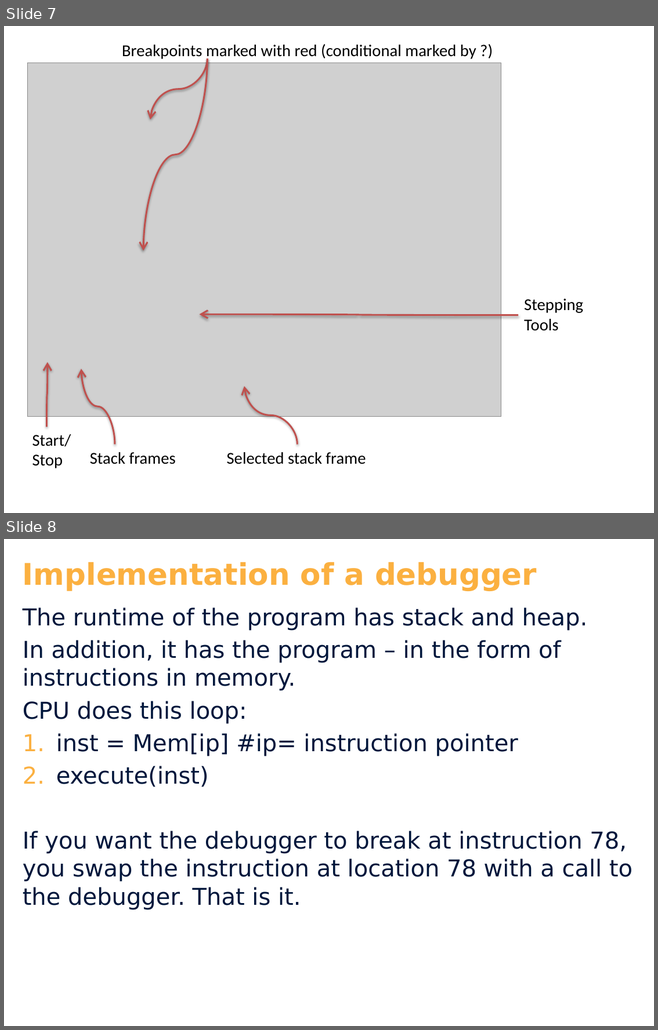
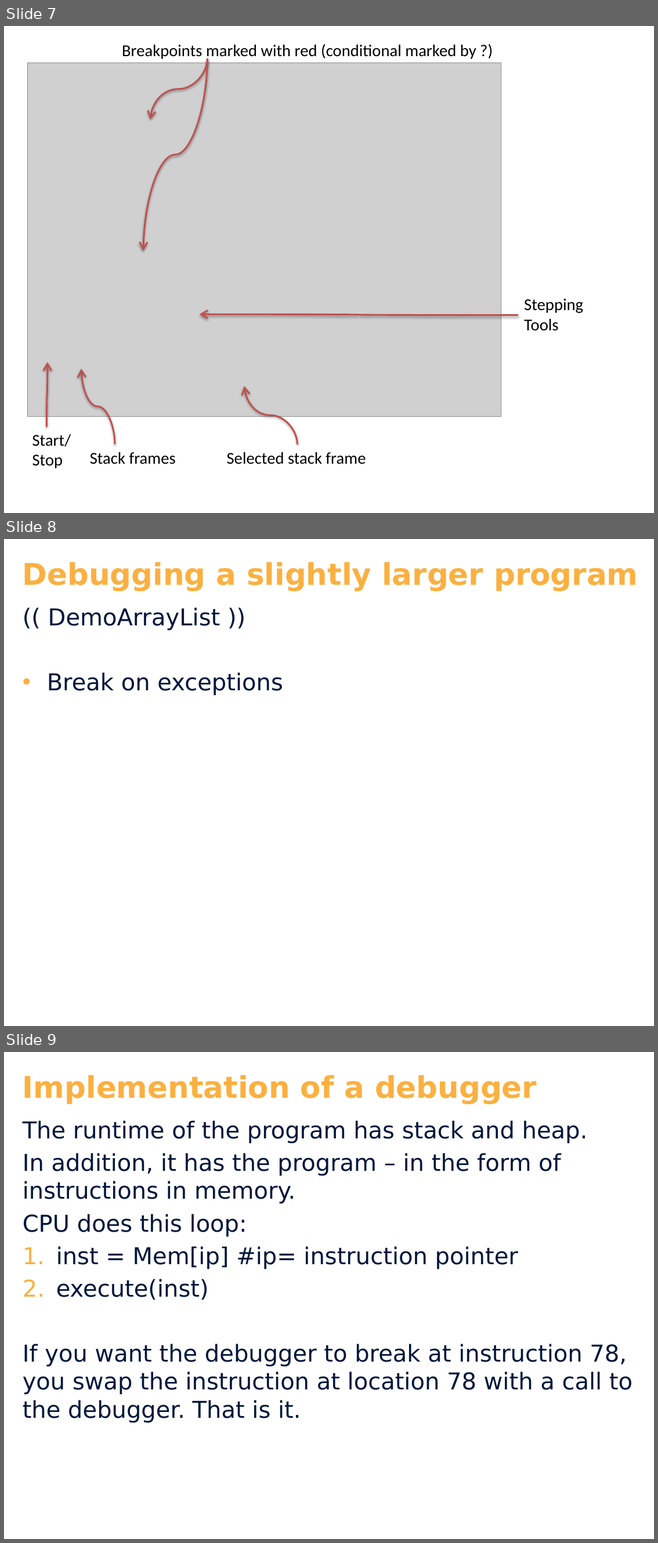
Before and after one commit to KasperAtAzores/0_Debugging, a slide deck: Slides.pptx. Shown one above the other, each under a label of ours: slides 7 and 8 before the commit, slides 7, 8 and 9 after it. The pictures are 658x1030 and 658x1543 pixels, drawn with LibreOffice and Linux fonts; fonts in the diff are those of the drawing; grey boxes stand for pictures; background and template pictures are left out. Boxes give left, top, right and bottom in pixels: in the first picture for what was removed or moved away, otherwise in the second. Text is boxed around its words. In the diff, an @@ line names an element or a change of style, - is before the commit and + after.

```diff
--- a/Slides.pptx
+++ b/Slides.pptx
@@ slide 8 added at <box>4,539,654,1026</box>, background #FFFFFF @@
@@ text added at <box>23,562,637,591</box>, 36 pt, text #FBB040, bold @@
+Debugging a slightly larger program
@@ text added at <box>47,607,282,696</box>, 28 pt, text #00163B @@
+(( DemoArrayList ))
+• Break on exceptions
@@ what was slide 8 is now slide 9 @@
```
Also in this commit, not shown: 2 other slides added, 1 other file.
